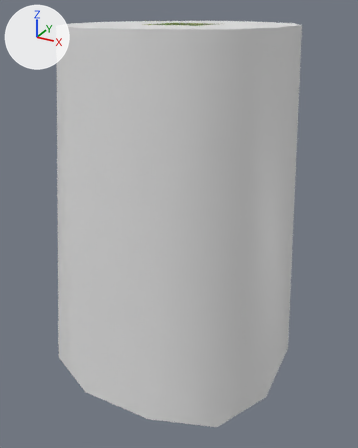
One commit to the glTF model Project/area/stage/2 dino jungle/data/environment/object/model/platform/GrassPillar.gltf: the scene before it, then after it.
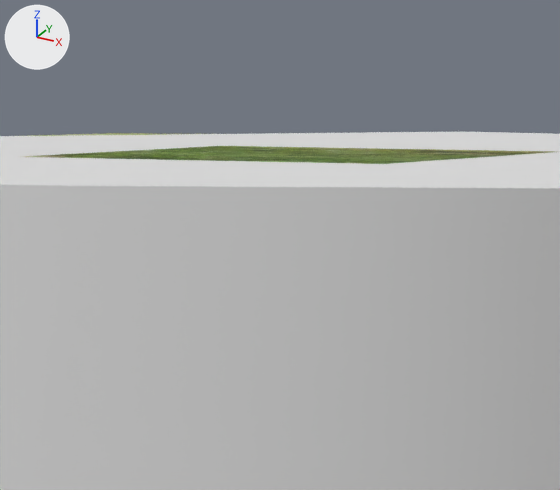
Old and new are each drawn whole from a 50 mm camera at (6.79, -12.29, 10.41) aimed at (0.16, -0.23, 4.38) and again close up on the part from 38% to 63% of the width and 0% to 17% of the height. The axes (+X, +Y, +Z) are drawn at upper left. The lights are the same throughout.

Objects in the first close-up: 'GrassPillarColWall', 'GrassPillarCollFloor', 'GrassPillarMesh'.
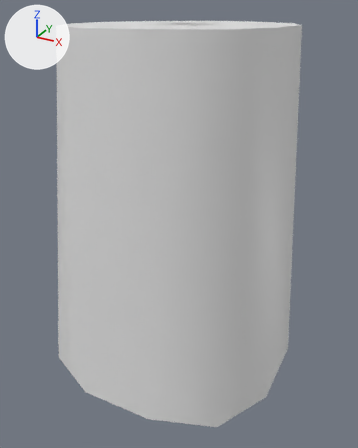
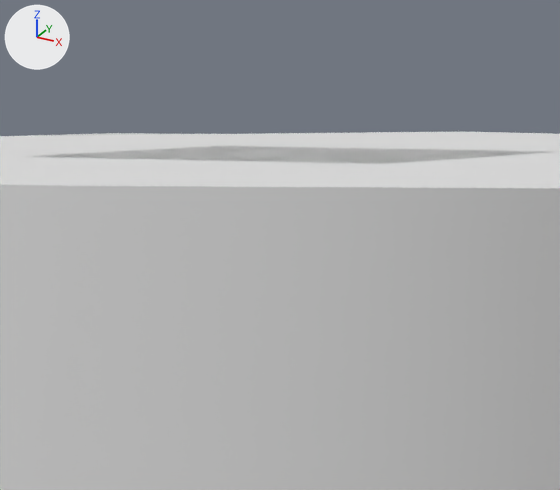
Edits to the scene script, one JSON object a line:
```json
{"block": "mat_grass", "where": "n2 = _N.new('ShaderNodeMix'); n2.name = 'Mix'"}
{"op": "add", "block": "mat_grass", "code": "n2.inputs[7].default_value = (0.8, 0.8, 0.8, 1.0)  # 'B', white #e7e7e7"}
{"op": "remove", "block": "mat_grass", "code": "n4 = _N.new('ShaderNodeTexImage'); n4.name = 'Image Texture'"}
{"op": "remove", "block": "mat_grass", "code": "n4.image = img_grass"}
{"block": "mat_grass", "where": "n3 = _N.new('ShaderNodeVertexColor'); n3.name = 'Color Attribute'"}
{"op": "remove", "block": "mat_grass", "code": "_L.new(n3.outputs[0], n2.inputs[7])  # 'Color' to 'B'"}
{"op": "remove", "block": "mat_grass", "code": "_L.new(n4.outputs[0], n2.inputs[6])  # 'Color' to 'A'"}
{"op": "add", "block": "mat_grass", "code": "_L.new(n3.outputs[0], n2.inputs[6])  # 'Color' to 'A'"}
```

Where the change shows, as pixel boxes [x1, y1, x2, y2] in the close-ups (560 x 490 px):
```json
{"object": "GrassPillarMesh", "change": "surface changed", "before": [23, 133, 554, 164], "after": [23, 133, 554, 164], "on screen": "green to grey"}
```
